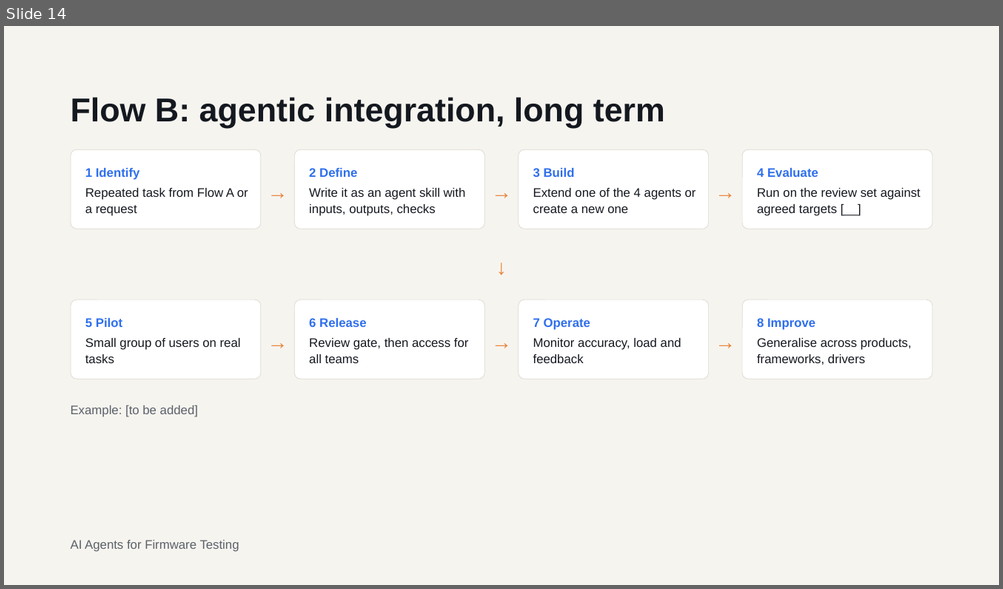
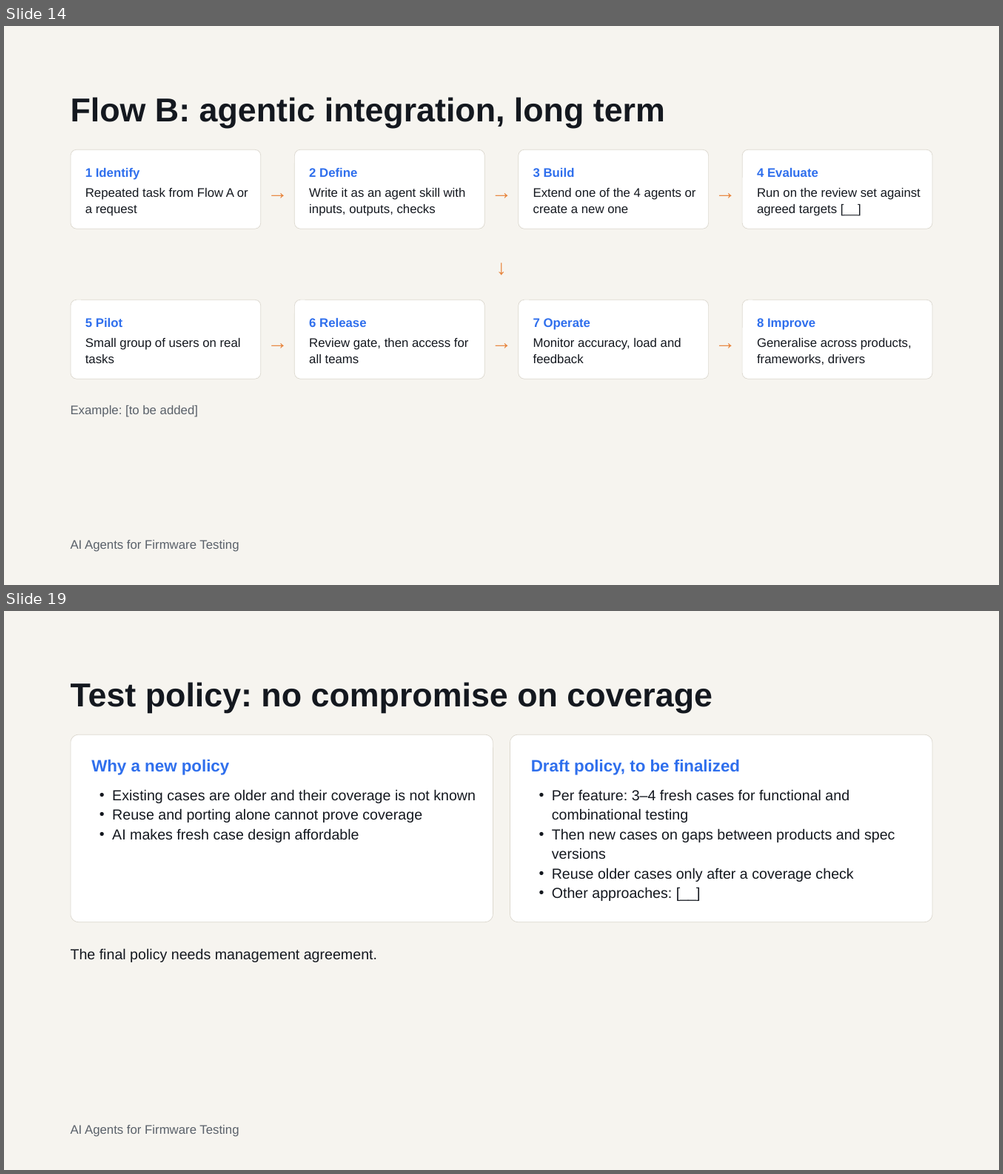
Before and after one commit to darkknight2301/AI-Platform, a slide deck: temp/AI Agents for Firmware Testing POC to Project Approval.pptx. Shown one above the other, each under a label of ours: slide 14 before the commit, slides 14 and 19 after it; the slides between them are not shown. The pictures are 1003x589 and 1003x1174 pixels, drawn with LibreOffice and Linux fonts; fonts in the diff are those of the drawing. Boxes give left, top, right and bottom in pixels: in the first picture for what was removed or moved away, otherwise in the second. Text is boxed around its words. In the diff, an @@ line names an element or a change of style, - is before the commit and + after.

```diff
--- a/temp/AI Agents for Firmware Testing POC to Project Approval.pptx
+++ b/temp/AI Agents for Firmware Testing POC to Project Approval.pptx
@@ slide 19 added at (4,611,999,1170), background #F6F4EF @@
@@ title added at (71,682,712,713), 32 pt, text #14181F, bold @@
+Test policy: no compromise on coverage
@@ rounded rectangle added at (71,735,492,923), fill #FFFFFF, outline #DCD8CF 0.5 pt @@
@@ rounded rectangle added at (510,735,932,923), fill #FFFFFF, outline #DCD8CF 0.5 pt @@
@@ text added at (91,759,230,775), 16 pt, text #2F6FED, bold @@
+Why a new policy
@@ text added at (531,759,740,775), 16 pt, text #2F6FED, bold @@
+Draft policy, to be finalized
@@ text added at (112,789,475,843), 14 pt, text #14181F @@
+• Existing cases are older and their coverage is not known
+• Reuse and porting alone cannot prove coverage
+• AI makes fresh case design affordable
@@ text added at (552,789,894,901), 14 pt, text #14181F @@
+• Per feature: 3–4 fresh cases for functional and combinational testing
+• Then new cases on gaps between products and spec versions
+• Reuse older cases only after a coverage check
+• Other approaches: [__]
@@ text added at (71,948,377,963), 14 pt, text #14181F @@
+The final policy needs management agreement.
@@ text added at (71,1125,239,1137), 12 pt, text #5A616A @@
+AI Agents for Firmware Testing
```
Also in this commit, not shown: 13 slides changed, 9 other slides added.
